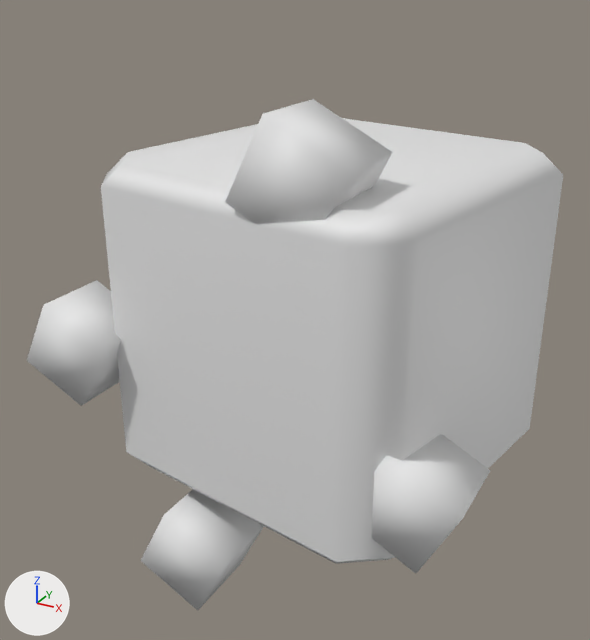
An edit to the FBX model Reference/Resources/Mesh/Animation/Effect/E_BS_Kusa.fbx, drawn before and after from the same camera.
Rendered twice from a camera (50 mm lens) standing at (0.00441, -0.00903, 0.00425) and looking at (-0.00047, -0.00017, -0.00018). Lighting does not change. The marker at lower left points along +X, +Y and +Z. Materials are left out; every surface is plain grey. Where no turn or scale is listed for an object, it has been applied to the vertices.

In view in the first picture: 'impact1', 'model1', 'model2', 'model3', 'model4'.
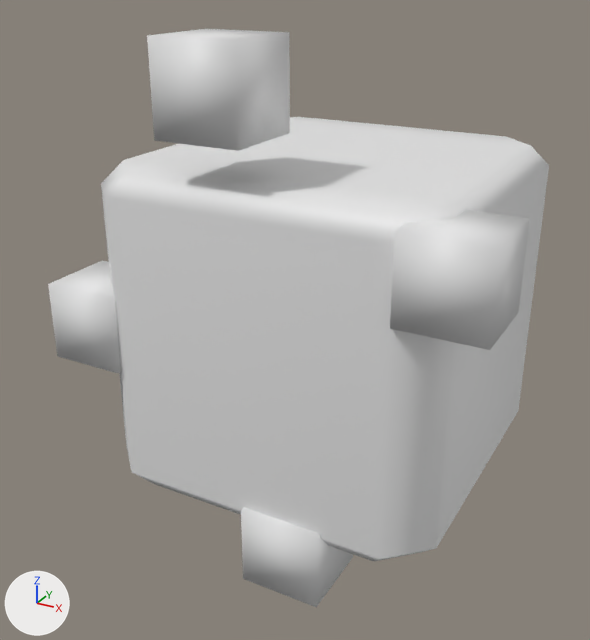
ob_model_scale is not drawn itself; it is the parent of ob_model3, ob_model1, ob_model2, ob_model4.

Changed parts and their boxes (x1, y1, x2, y2) in the pictures (590 x 640 px):
```json
{"object": "impact1", "change": "turned", "before": [101, 118, 563, 564], "after": [101, 117, 549, 562]}
{"object": "model2", "change": "turned", "before": [141, 489, 264, 610], "after": [147, 29, 290, 151]}
{"object": "model4", "change": "turned", "before": [27, 280, 121, 406], "after": [390, 210, 530, 350]}
{"object": "model3", "change": "turned", "before": [225, 99, 393, 225], "after": [241, 508, 353, 607]}
{"object": "model1", "change": "turned", "before": [371, 434, 491, 573], "after": [48, 261, 122, 373]}
```

Scene script edits in JSON lines:
```json
{"op": "set", "path": "ob_model_scale.rotation_euler", "old": "(0.0, 0.0, 2.676)", "new": "(0.0, 0.0, 0.0)", "note": "degrees (0, 0, 153) -> degrees (0, 0, 0)"}
{"op": "set", "path": "ob_impact1.rotation_euler", "old": "(0.0, 1.396, 0.0)", "new": "(0.0, 0.0, 0.0)", "note": "degrees (0, 80, 0) -> degrees (0, 0, 0)"}
```
